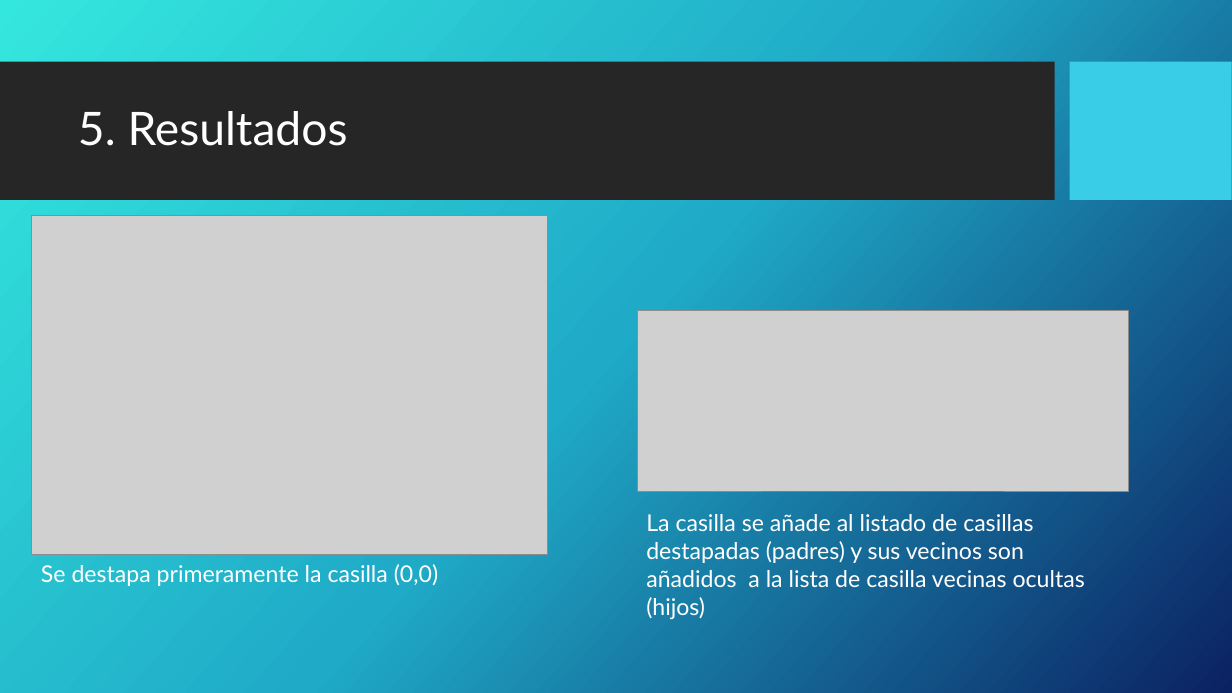
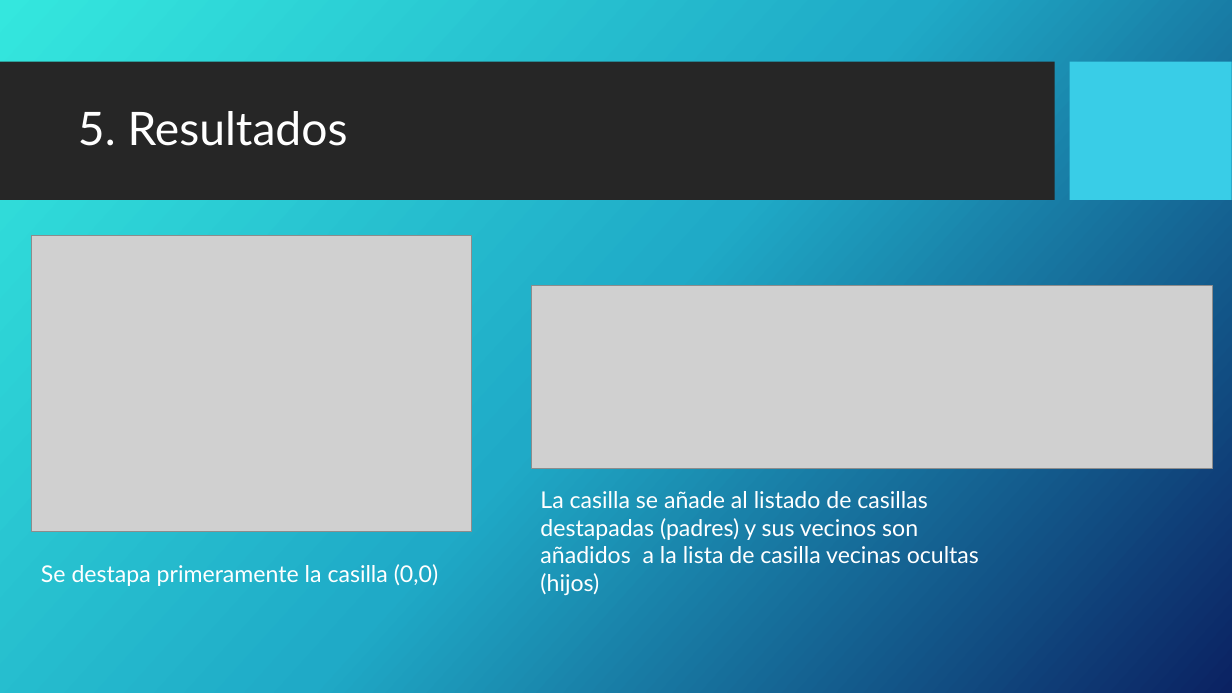
Before and after one commit to luciadcf/Trabajo-IA-Tetris, a slide deck: slide 17 of El Buscaminas.pptx. Drawn at 1232x693 pixels with LibreOffice and Linux fonts; fonts in the diff are those of the drawing; grey boxes stand for pictures; background and template pictures are left out. Boxes give left, top, right and bottom in pixels: in the first picture for what was removed or moved away, otherwise in the second. Text is boxed around its words. In the diff, an @@ line names an element or a change of style, - is before the commit and + after.

```diff
--- a/El Buscaminas.pptx
+++ b/El Buscaminas.pptx
@@ picture: place and size @@
-picture at (32, 215, 548, 555)
+picture at (32, 235, 472, 531)
@@ picture: place and size @@
-picture at (638, 311, 1128, 492)
+picture at (531, 286, 1213, 469)
@@ text "La casilla se añade al ...": place and size @@
-text "La casilla se añade al ..." at (646, 514, 1085, 619)
+text "La casilla se añade al ..." at (540, 491, 979, 595)
```
Also in this commit, not shown: 3 other slides changed.
